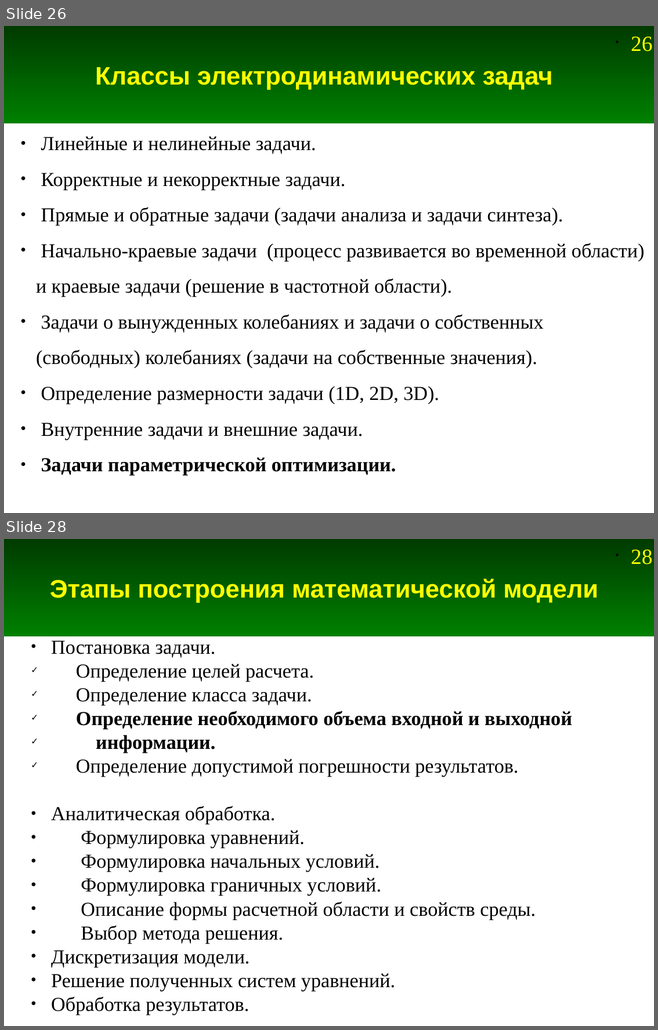
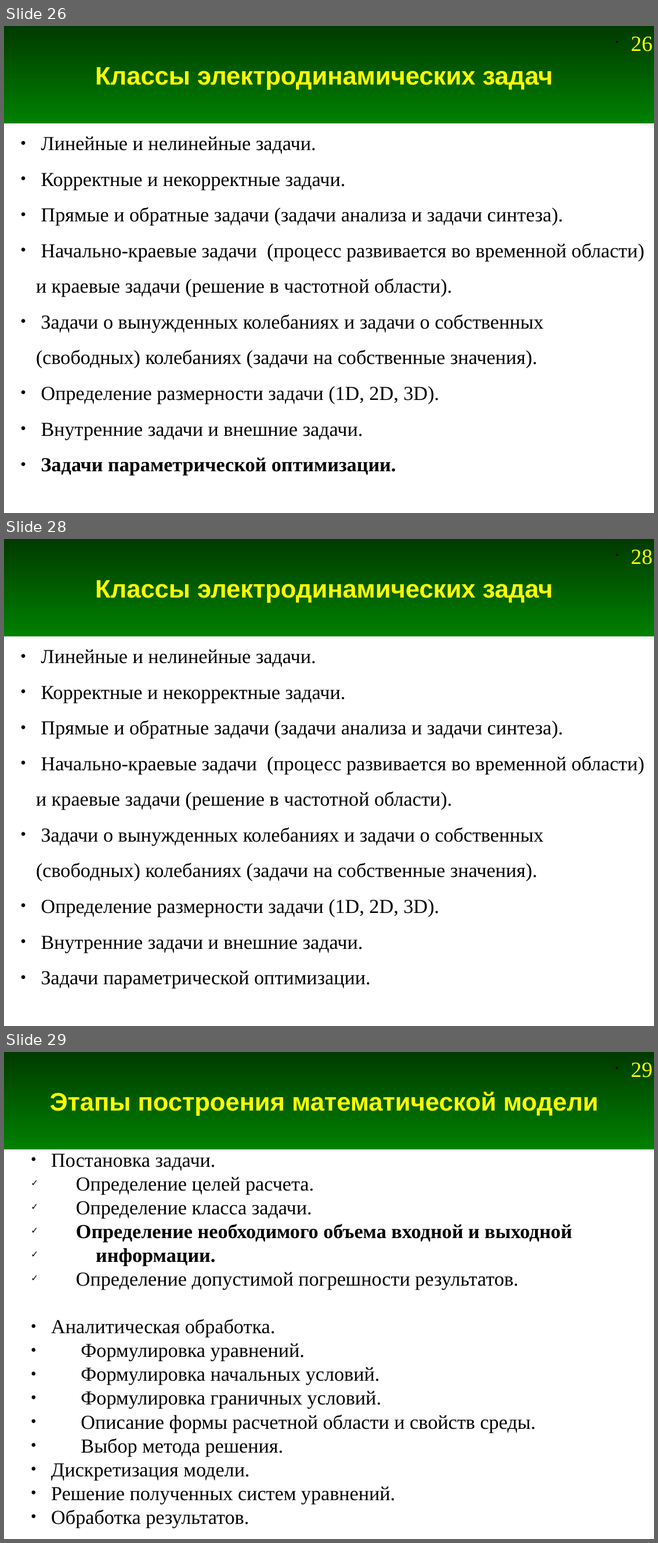
Before and after one commit to andris0147sv/modelling, a slide deck: presentations/1. Problem Statement.odp. Shown one above the other, each under a label of ours: slides 26 and 28 before the commit, slides 26, 28 and 29 after it; the slides between them are not shown. The pictures are 658x1030 and 658x1543 pixels, drawn with LibreOffice and Linux fonts; fonts in the diff are those of the drawing. Boxes give left, top, right and bottom in pixels: in the first picture for what was removed or moved away, otherwise in the second. Text is boxed around its words. In the diff, an @@ line names an element or a change of style, - is before the commit and + after.

```diff
--- a/presentations/1. Problem Statement.odp
+++ b/presentations/1. Problem Statement.odp
@@ slide 28 added at (4, 539, 654, 1026), background #FFFFFF; not listed: 2 template elements that a slide beside it also shows @@
@@ title added at (95, 580, 553, 603), 28 pt, text #FFFF00, bold @@
+Классы электродинамических задач
@@ text added at (36, 649, 644, 988), 22 pt, text #000000 @@
+● Линейные и нелинейные задачи.
+● Корректные и некорректные задачи.
+● Прямые и обратные задачи (задачи анализа и задачи синтеза).
+● Начально-краевые задачи (процесс развивается во временной области) и краевые задачи (решение в частотной области).
+● Задачи о вынужденных колебаниях и задачи о собственных (свободных) колебаниях (задачи на собственные значения).
+● Определение размерности задачи (1D, 2D, 3D).
+● Внутренние задачи и внешние задачи.
+● Задачи параметрической оптимизации.
@@ what was slide 28 is now slide 29 @@
@@ page number at (630, 1062, 652, 1078): text changed @@
-• 28
+• 29
```
Also in this commit, not shown: 3 slides changed, 1 slide removed, 4 other files.
